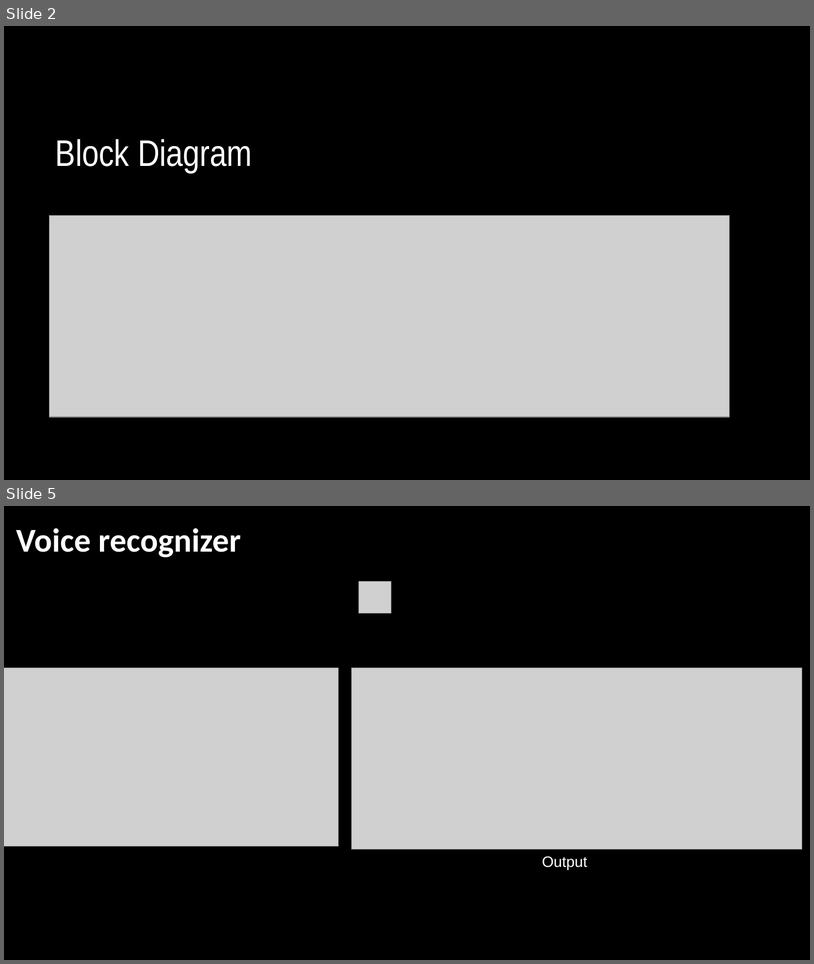
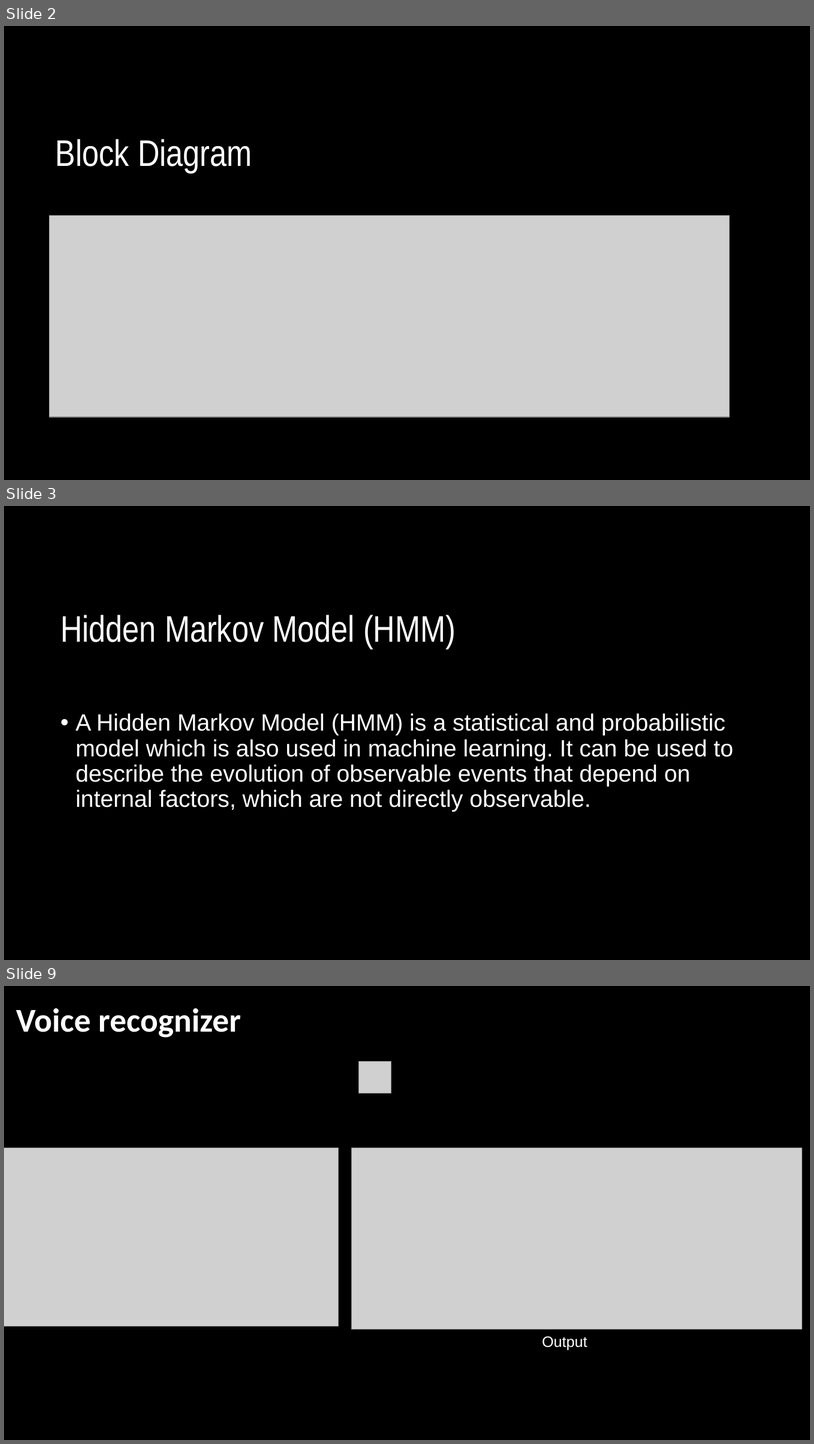
Before and after one commit to MohamedAbdelfattah10/pattern-recognition, a slide deck: speech_recognition/Speech_Recognition (Main Project).pptx. Shown one above the other, each under a label of ours: slides 2 and 5 before the commit, slides 2, 3 and 9 after it; the slides between them are not shown. The pictures are 814x964 and 814x1444 pixels, drawn with LibreOffice and Linux fonts; fonts in the diff are those of the drawing; grey boxes stand for pictures. Boxes give left, top, right and bottom in pixels: in the first picture for what was removed or moved away, otherwise in the second. Text is boxed around its words. In the diff, an @@ line names an element or a change of style, - is before the commit and + after.

```diff
--- a/speech_recognition/Speech_Recognition (Main Project).pptx
+++ b/speech_recognition/Speech_Recognition (Main Project).pptx
@@ slide 3 added at [4,506,810,960], background #000000 @@
@@ title added at [60,615,456,649], 44 pt, text #FFFFFF @@
+Hidden Markov Model (HMM)
@@ text added at [75,713,734,811], 28 pt, text #FFFFFF @@
+• A Hidden Markov Model (HMM) is a statistical and probabilistic model which is also used in machine learning. It can be used to describe the evolution of observable events that depend on internal factors, which are not directly observable.
@@ what was slide 5 is now slide 9 @@
```
Also in this commit, not shown: 2 slides changed, 5 other slides added, 7 other files.
